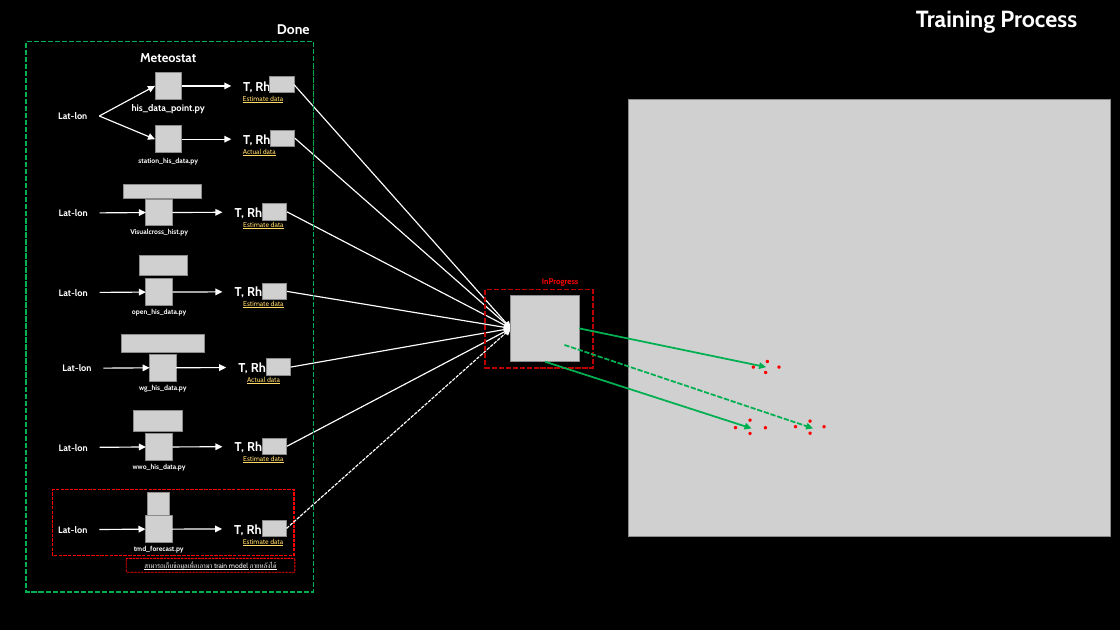
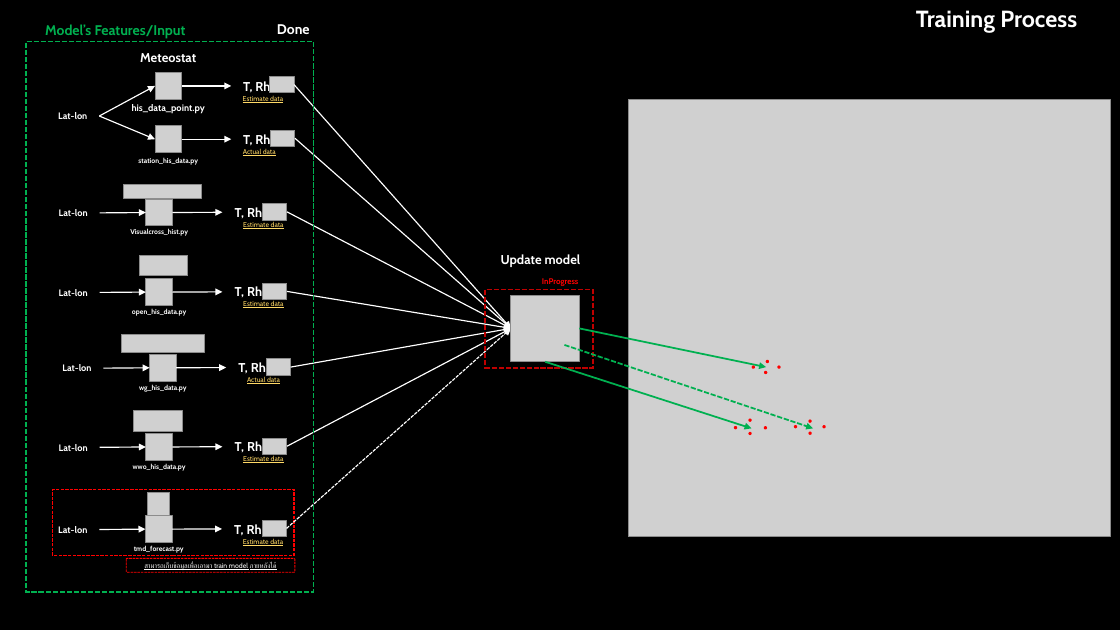
Before and after one commit to SukritJaAIproject/weather_api, a slide deck: slide 2 of manual.pptx. Drawn at 1120x630 pixels with LibreOffice and Linux fonts; fonts in the diff are those of the drawing; grey boxes stand for pictures. Boxes give left, top, right and bottom in pixels: in the first picture for what was removed or moved away, otherwise in the second. Text is boxed around its words. In the diff, an @@ line names an element or a change of style, - is before the commit and + after.

```diff
--- a/manual.pptx
+++ b/manual.pptx
@@ text added at (45,24,186,39), 12 pt, text #00B050, bold @@
+Model’s Features/Input
@@ text added at (501,254,581,267), 11 pt, text #FFFFFF, bold @@
+Update model
```
Also in this commit, not shown: 2 other slides changed, 2 slides added, 2 other files.
